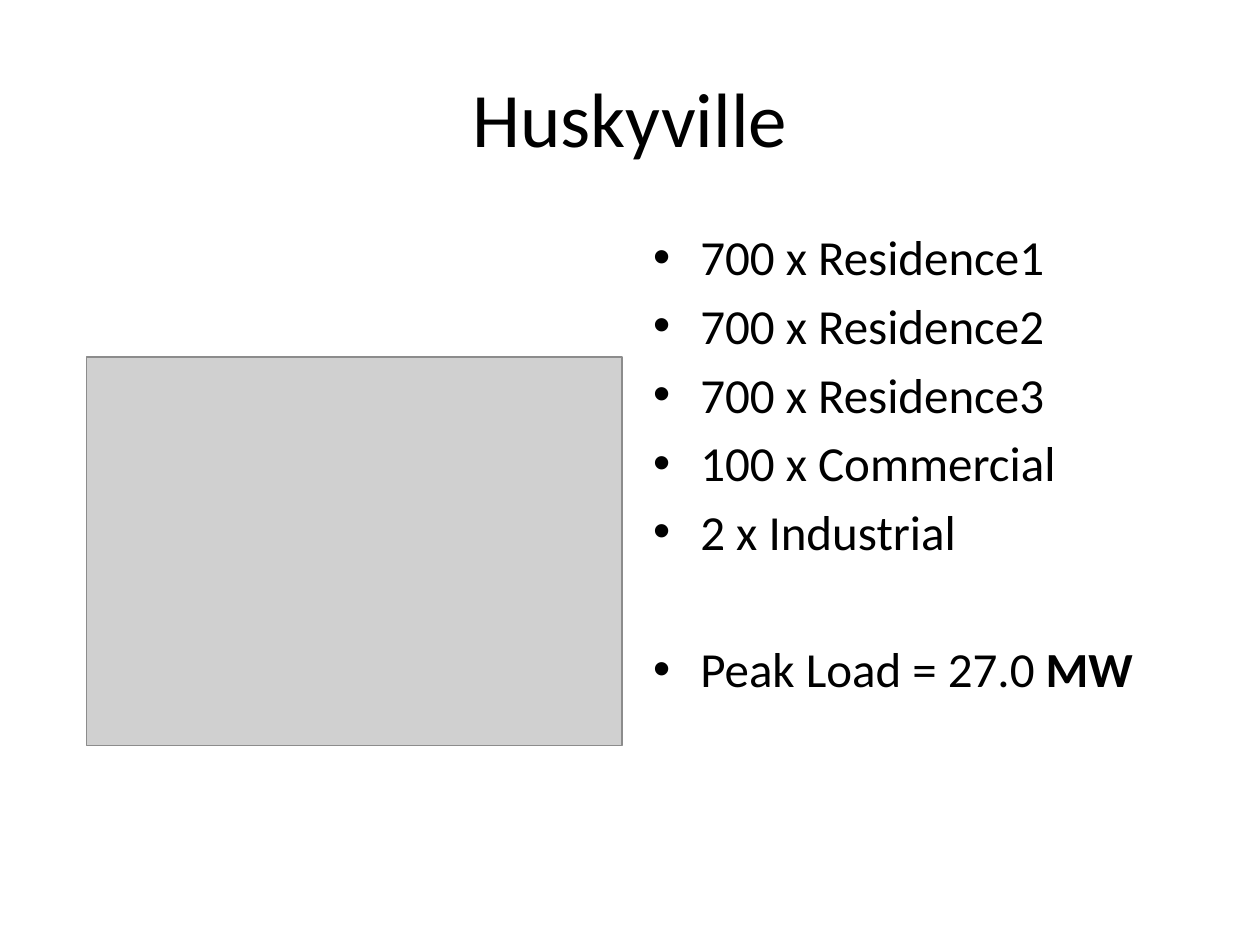
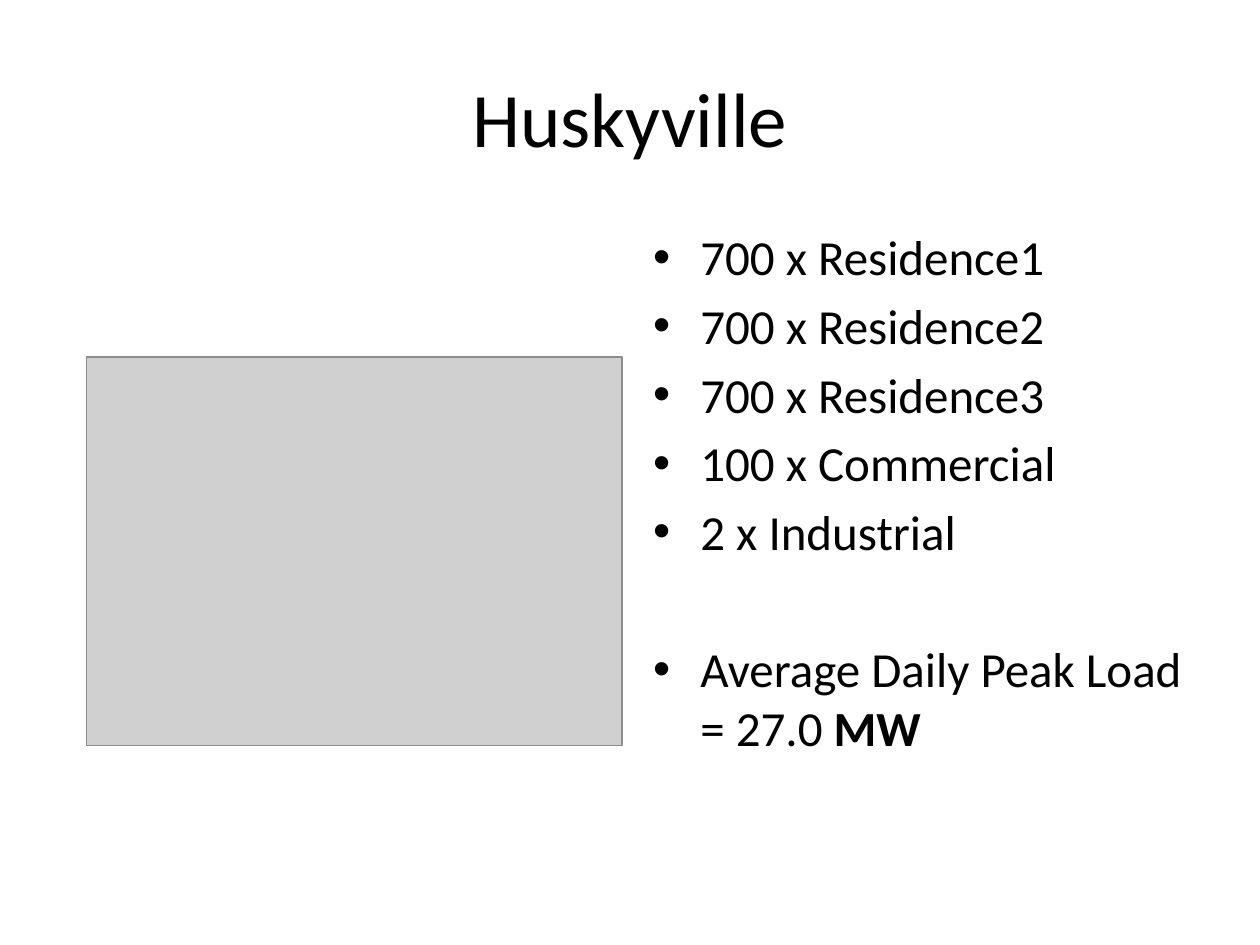
Before and after one commit to akantamn/EE5230-Project, a slide deck: slide 7 of Presentation/EE-Project-Presentation.pptx (slide 8 before the commit). Drawn at 1260x945 pixels with LibreOffice and Linux fonts; fonts in the diff are those of the drawing; grey boxes stand for pictures; background and template pictures are left out. Boxes give left, top, right and bottom in pixels: in the first picture for what was removed or moved away, otherwise in the second. Text is boxed around its words. In the diff, an @@ line names an element or a change of style, - is before the commit and + after.

```diff
--- a/Presentation/EE-Project-Presentation.pptx
+++ b/Presentation/EE-Project-Presentation.pptx
@@ text at [700, 653, 1182, 747]: text changed @@
-• Peak Load = 27.0 MW
+• Average Daily Peak Load = 27.0 MW
```
Also in this commit, not shown: 5 other slides changed, 5 slides added, 5 slides removed.
